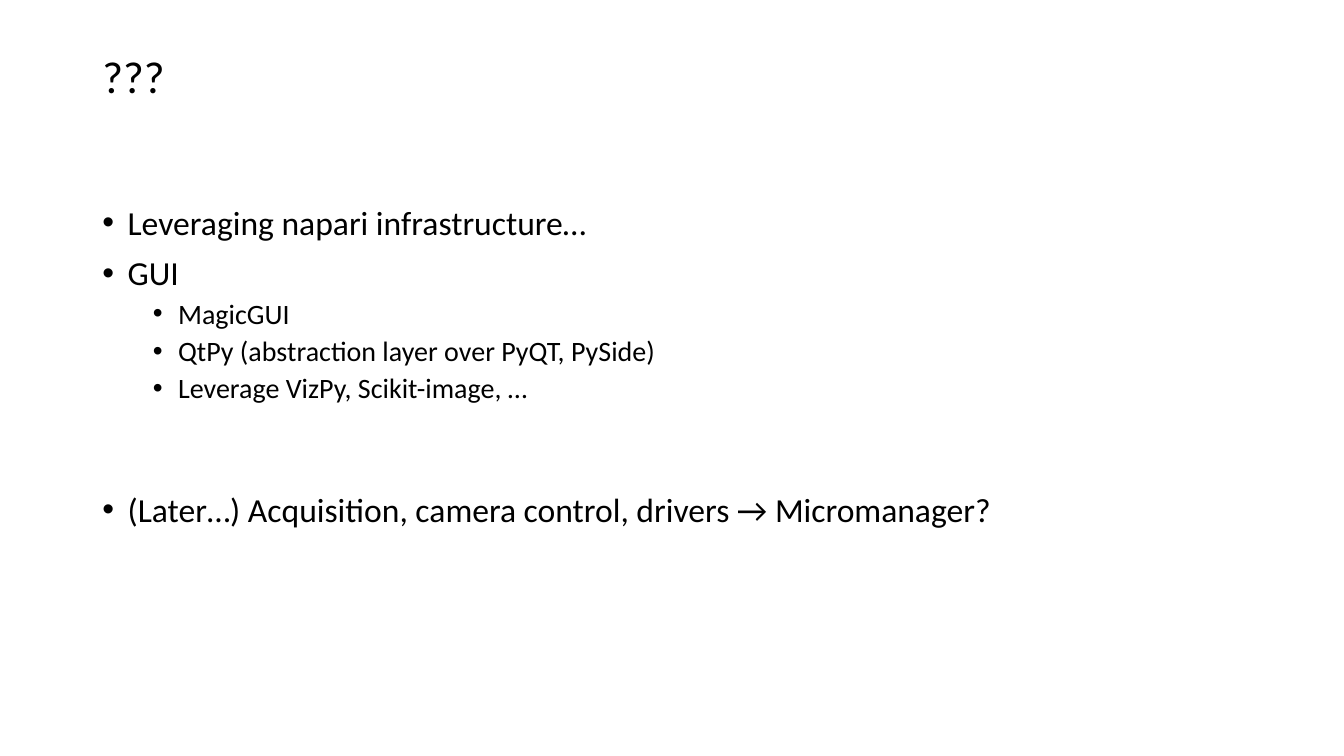
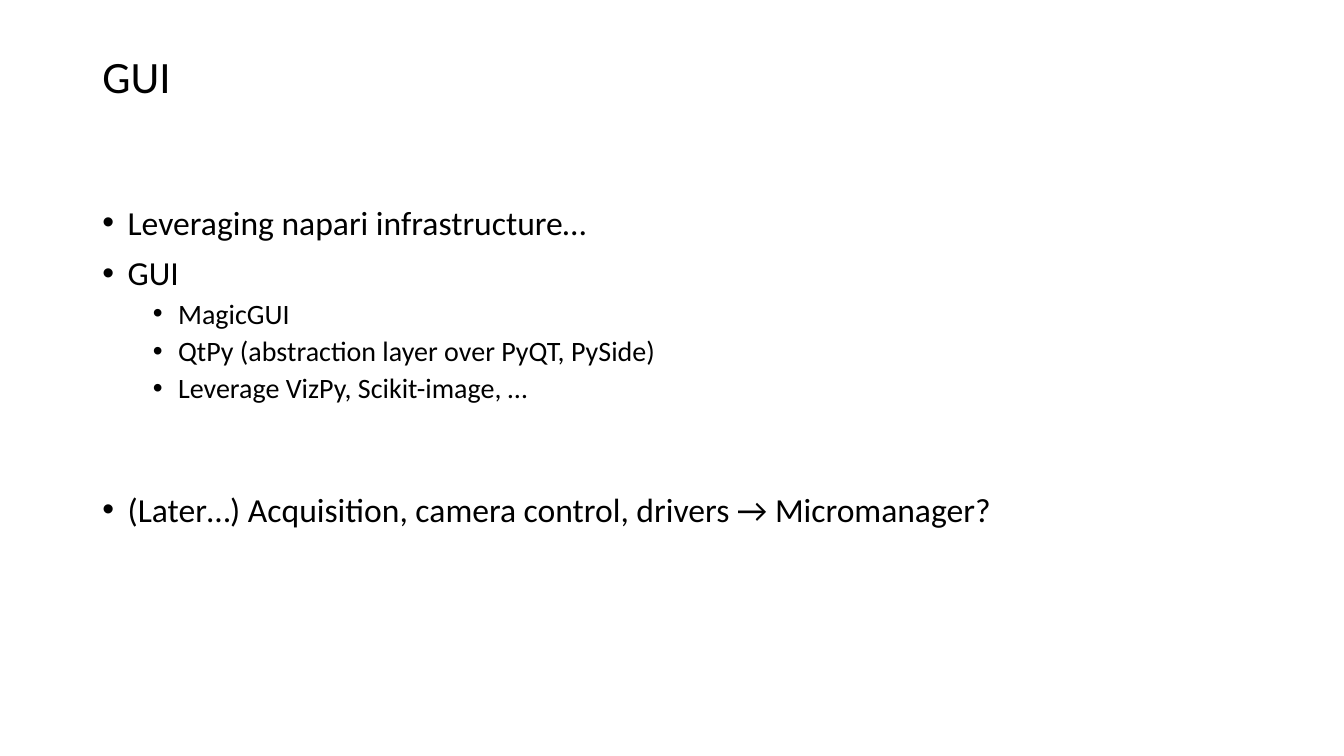
Before and after one commit to PolarizedLightFieldMicroscopy/Documents, a slide deck: slide 7 of LFI plugin/LFM Toolbox.pptx (slide 5 before the commit). Drawn at 1344x756 pixels with LibreOffice and Linux fonts; fonts in the diff are those of the drawing. Boxes give left, top, right and bottom in pixels: in the first picture for what was removed or moved away, otherwise in the second. Text is boxed around its words. In the diff, an @@ line names an element or a change of style, - is before the commit and + after.

```diff
--- a/LFI plugin/LFM Toolbox.pptx
+++ b/LFI plugin/LFM Toolbox.pptx
@@ title at (102,64,170,94): text changed @@
-???
+GUI
```
Also in this commit, not shown: 4 other slides changed, 4 slides added, 1 slide removed.
